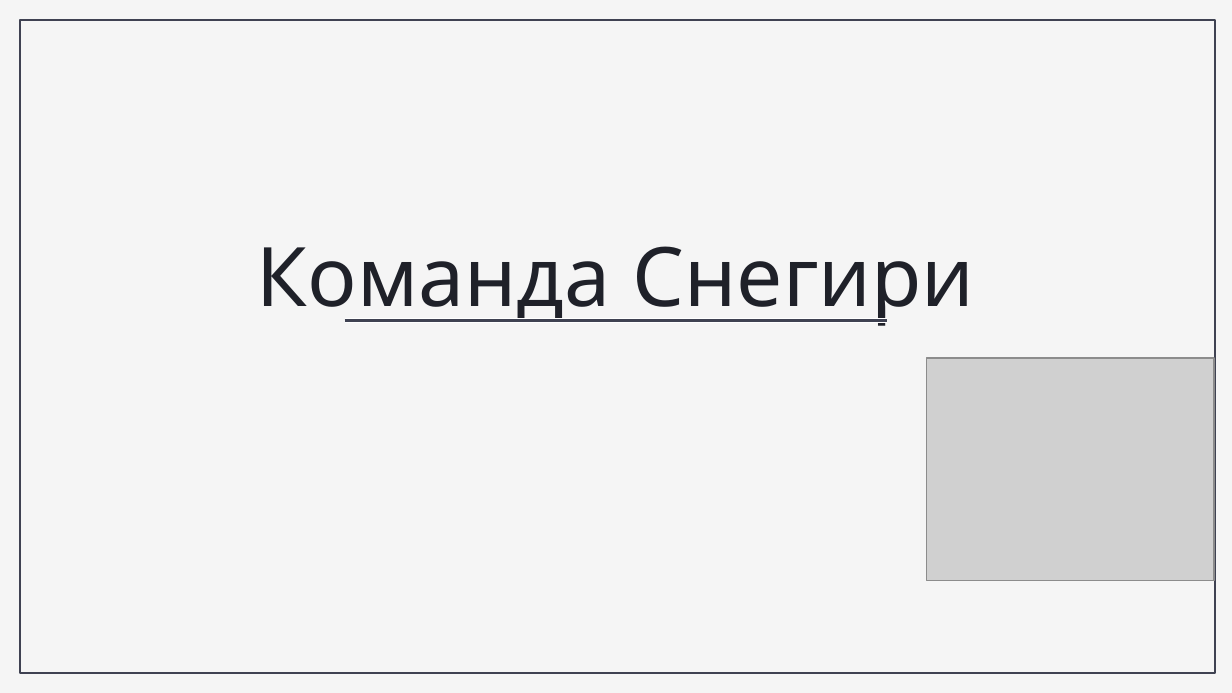
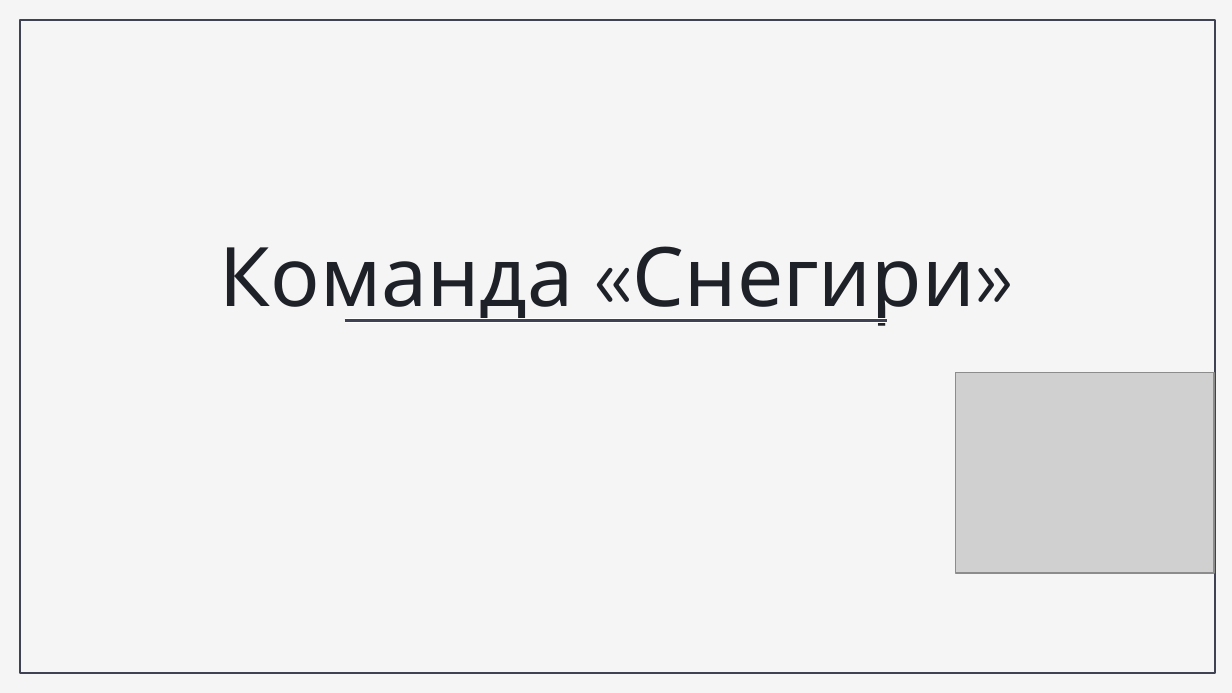
Before and after one commit to ryzhovsr/Hackathon, a slide deck: slide 1 of Снегири. Презентация.pptx. Drawn at 1232x693 pixels with LibreOffice and Linux fonts; fonts in the diff are those of the drawing; grey boxes stand for pictures; background and template pictures are left out. Boxes give left, top, right and bottom in pixels: in the first picture for what was removed or moved away, otherwise in the second. Text is boxed around its words. In the diff, an @@ line names an element or a change of style, - is before the commit and + after.

```diff
--- a/Снегири. Презентация.pptx
+++ b/Снегири. Презентация.pptx
@@ text at <box>220,246,975,326</box>: text changed @@
-Команда Снегири
+Команда «Снегири»
@@ picture: place and size @@
-picture at <box>926,359,1214,582</box>
+picture at <box>956,373,1215,574</box>
```
Also in this commit, not shown: 1 other slide changed, 2 slides added, 1 slide removed.
